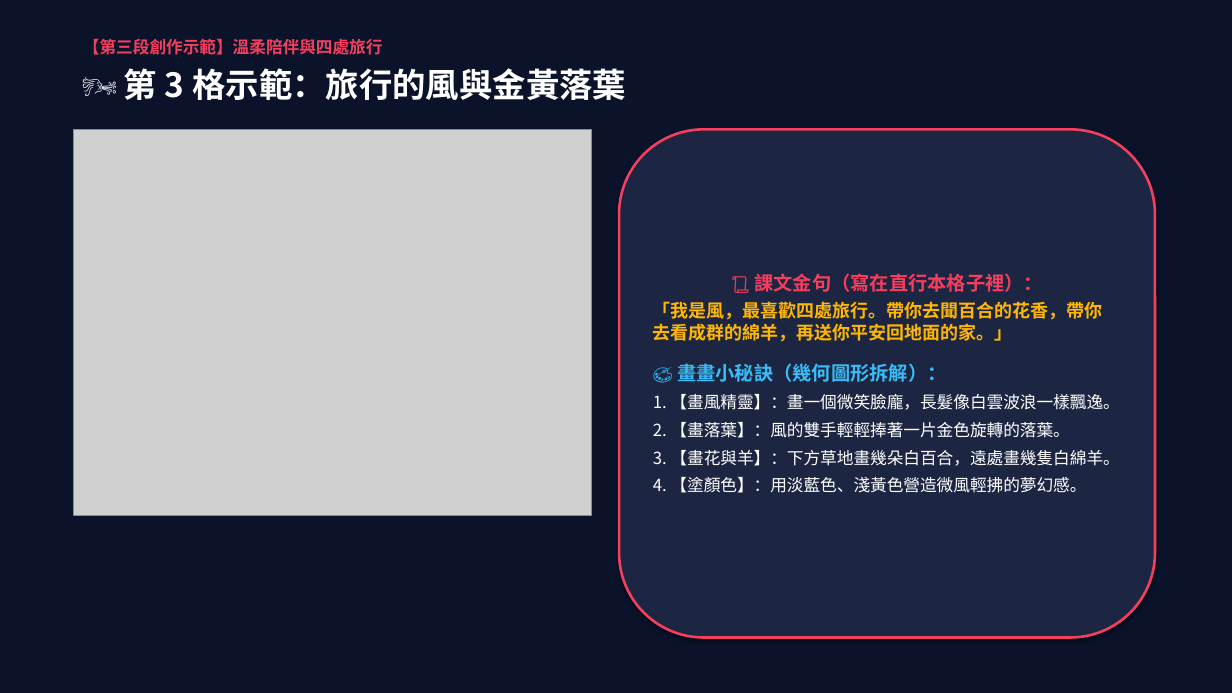
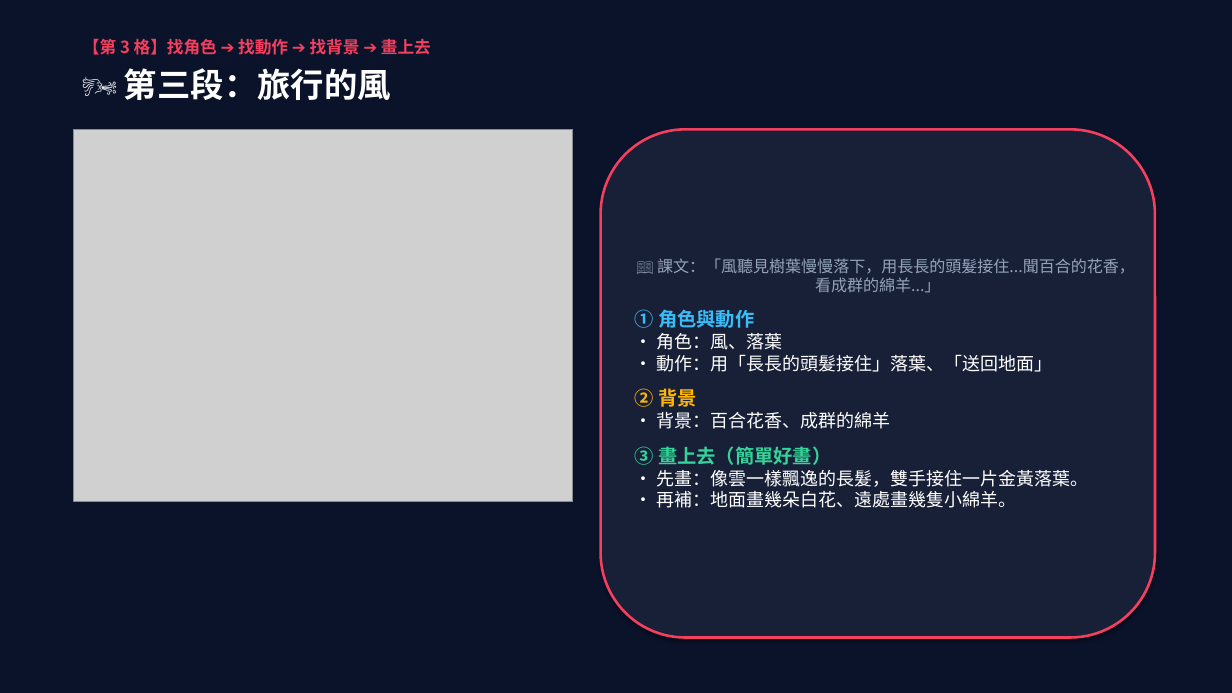
Before and after one commit to traveler-ux/teaching-presentation, a slide deck: slide 5 of outputs/國語第一課_直行本四格段落繪圖示範簡報.pptx. Drawn at 1232x693 pixels with LibreOffice and Linux fonts; fonts in the diff are those of the drawing; grey boxes stand for pictures. Boxes give left, top, right and bottom in pixels: in the first picture for what was removed or moved away, otherwise in the second. Text is boxed around its words. In the diff, an @@ line names an element or a change of style, - is before the commit and + after.

Commit message:
feat: 簡化直行本四格繪圖簡報為『找角色與動作➔找背景➔畫上去』三步驟教學架構

```diff
--- a/outputs/國語第一課_直行本四格段落繪圖示範簡報.pptx
+++ b/outputs/國語第一課_直行本四格段落繪圖示範簡報.pptx
@@ text at [83,38,431,55]: text changed @@
-【第三段創作示範】溫柔陪伴與四處旅行
+【第 3 格】找角色 ➔ 找動作 ➔ 找背景 ➔ 畫上去
@@ text at [124,68,391,100]: text changed @@
-🌬️ 第 3 格示範：旅行的風與金黃落葉
+🌬️ 第三段：旅行的風
@@ picture: place and size @@
-picture at [74,129,592,516]
+picture at [74,129,573,502]
@@ rounded rectangle "📖 課文：「風聽見樹葉慢慢落下，用長長的頭髮接住...聞百合的花香，看成群的綿羊...」": place and size @@
-rounded rectangle "📖 課文：「風聽見樹葉慢慢落下，用長長的頭髮接住...聞百合的花香，看成群的綿羊...」" at [619,129,1155,638]
+rounded rectangle "📖 課文：「風聽見樹葉慢慢落下，用長長的頭髮接住...聞百合的花香，看成群的綿羊...」" at [601,129,1155,638]
@@ rounded rectangle "📖 課文：「風聽見樹葉慢慢落下，用長長的頭髮接住...聞百合的花香，看成群的綿羊...」" at [601,129,1155,638]: fill #1C2541 to #182038 @@
@@ text in rounded rectangle at [634,258,1134,508]: text changed; size 13 to 14 pt @@
-📜 課文金句（寫在直行本格子裡）：
-「我是風，最喜歡四處旅行。帶你去聞百合的花香，帶你去看成群的綿羊，再送你平安回地面的家。」
-🎨 畫畫小秘訣（幾何圖形拆解）：
-1. 【畫風精靈】：畫一個微笑臉龐，長髮像白雲波浪一樣飄逸。
-2. 【畫落葉】：風的雙手輕輕捧著一片金色旋轉的落葉。
-3. 【畫花與羊】：下方草地畫幾朵白百合，遠處畫幾隻白綿羊。
-4. 【塗顏色】：用淡藍色、淺黃色營造微風輕拂的夢幻感。
+📖 課文：「風聽見樹葉慢慢落下，用長長的頭髮接住...聞百合的花香，看成群的綿羊...」
+① 角色與動作
+• 角色：風、落葉
+• 動作：用「長長的頭髮接住」落葉、「送回地面」
+② 背景
+• 背景：百合花香、成群的綿羊
+③ 畫上去（簡單好畫）
+• 先畫：像雲一樣飄逸的長髮，雙手接住一片金黃落葉。
+• 再補：地面畫幾朵白花、遠處畫幾隻小綿羊。
```
Also in this commit, not shown: 5 other slides changed, 1 slide added, 1 slide removed, 1 other file.
